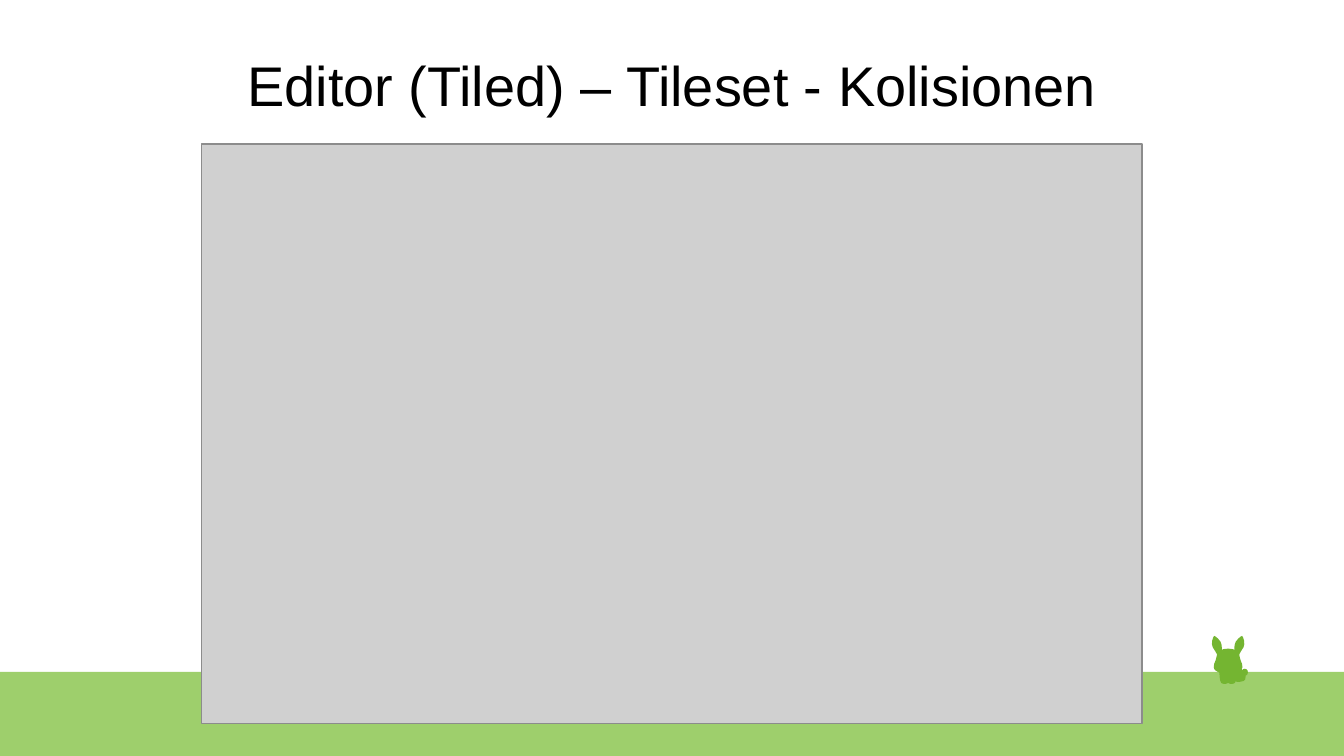
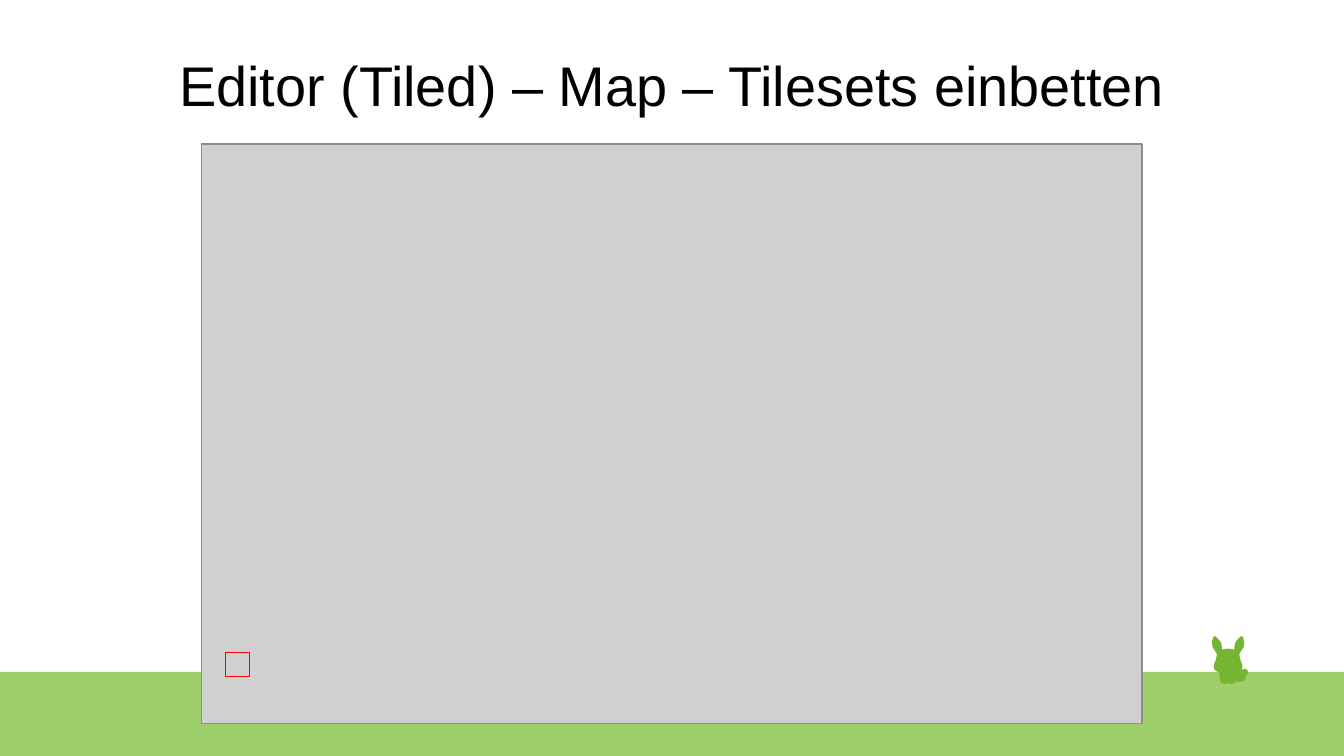
Before and after one commit to SebiPanther/mapmap, a slide deck: slide 12 of WorkAdventure.odp (slide 10 before the commit). Drawn at 1344x756 pixels with LibreOffice and Linux fonts; fonts in the diff are those of the drawing; grey boxes stand for pictures. Boxes give left, top, right and bottom in pixels: in the first picture for what was removed or moved away, otherwise in the second. Text is boxed around its words. In the diff, an @@ line names an element or a change of style, - is before the commit and + after.

```diff
--- a/WorkAdventure.odp
+++ b/WorkAdventure.odp
@@ title at bbox=[179, 65, 1164, 116]: text changed @@
-Editor (Tiled) – Tileset - Kolisionen
+Editor (Tiled) – Map – Tilesets einbetten
@@ rectangle added at bbox=[226, 652, 250, 677], outline #FF0000 0 pt @@
```
Also in this commit, not shown: 2 other slides changed, 1 slide added.
